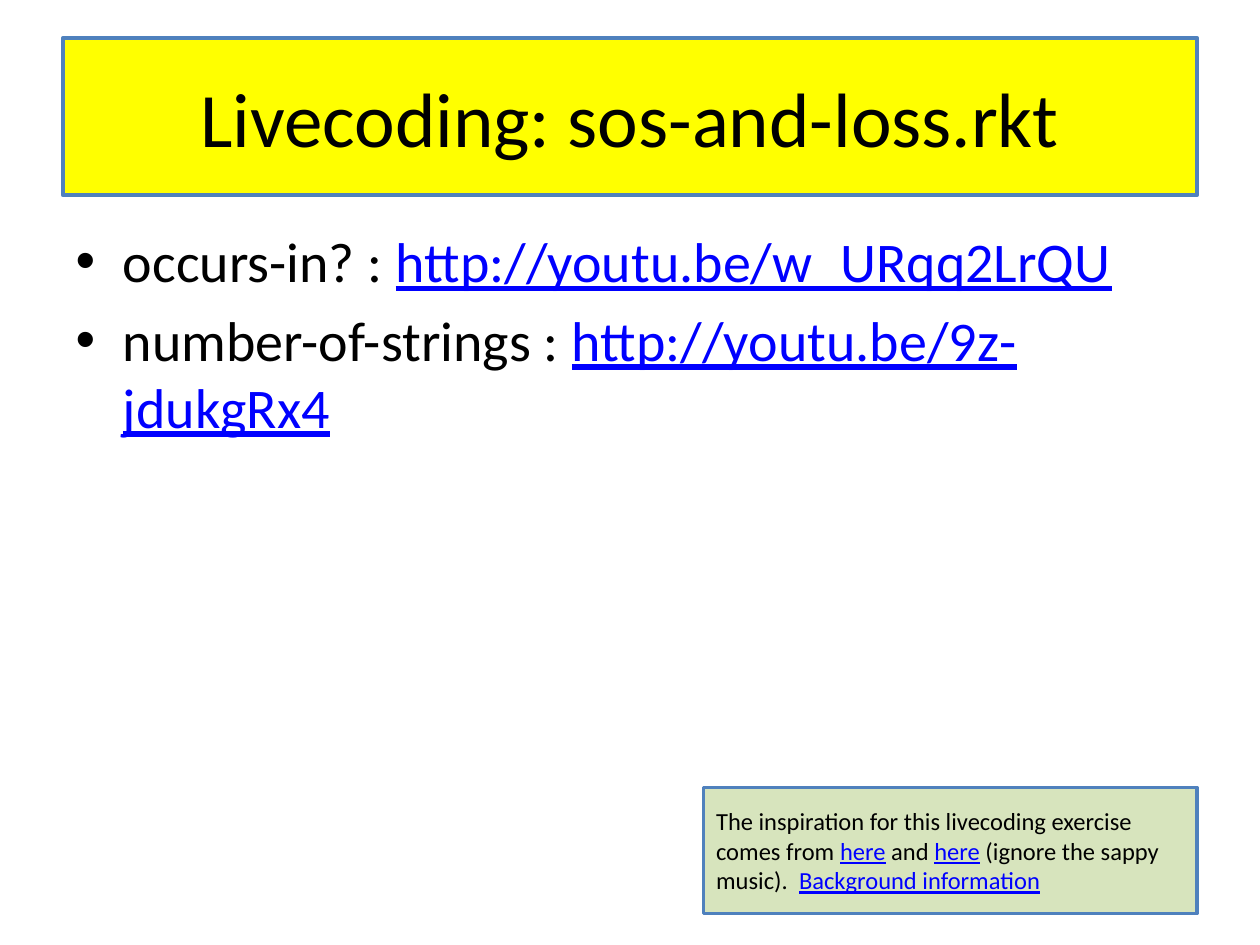
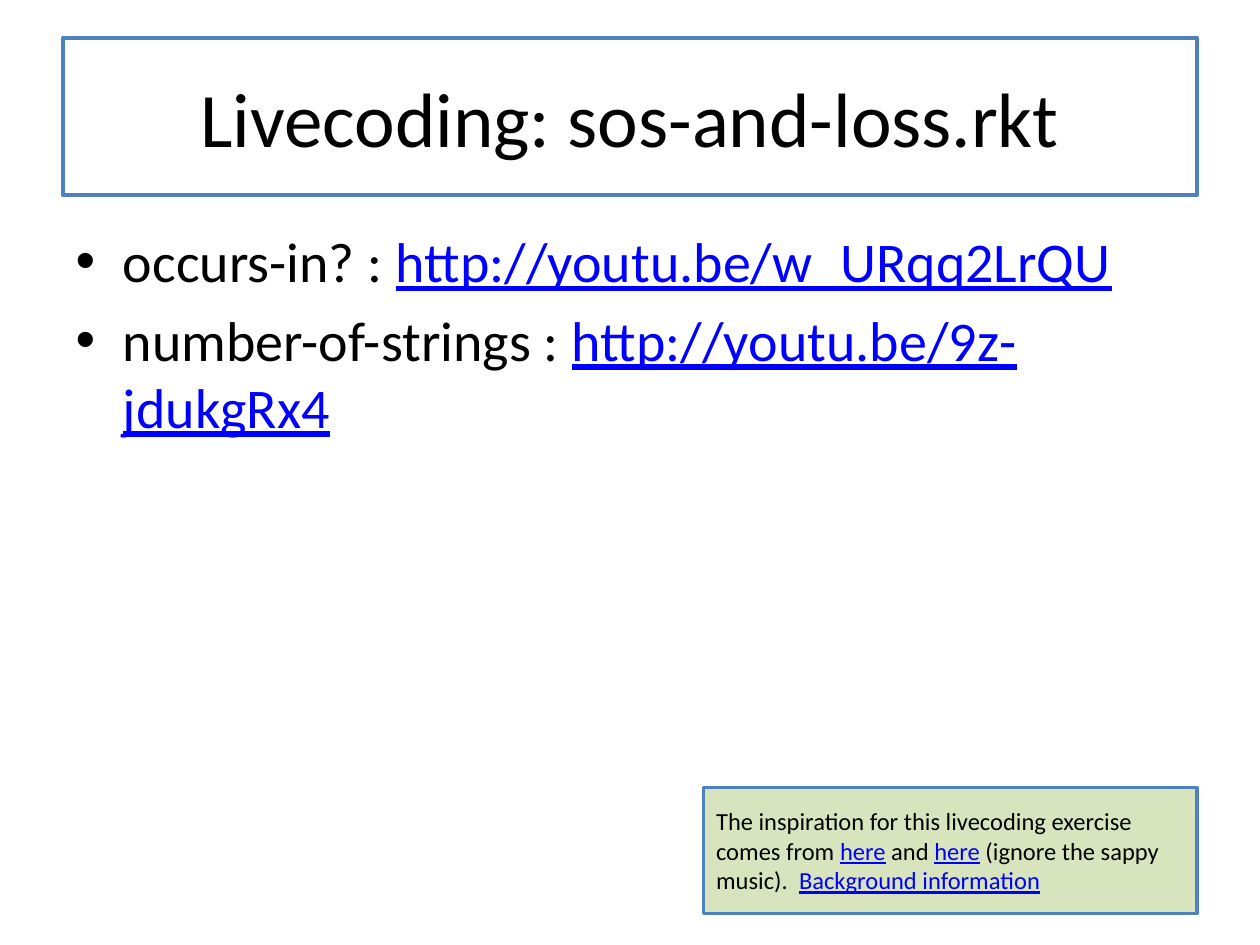
Before and after one commit to mwand/cs5010f16, a slide deck: slide 20 of Slides/Lesson 6.5 Lists of Lists.pptx. Drawn at 1260x945 pixels with LibreOffice and Linux fonts; fonts in the diff are those of the drawing. Boxes give left, top, right and bottom in pixels: in the first picture for what was removed or moved away, otherwise in the second. Text is boxed around its words. In the diff, an @@ line names an element or a change of style, - is before the commit and + after.

```diff
--- a/Slides/Lesson 6.5 Lists of Lists.pptx
+++ b/Slides/Lesson 6.5 Lists of Lists.pptx
@@ title "Livecoding: sos-and-loss.rkt" at (63,38,1197,195): fill #FFFF00 to none @@
```
Also in this commit, not shown: 2 other slides changed, 6 other files.
